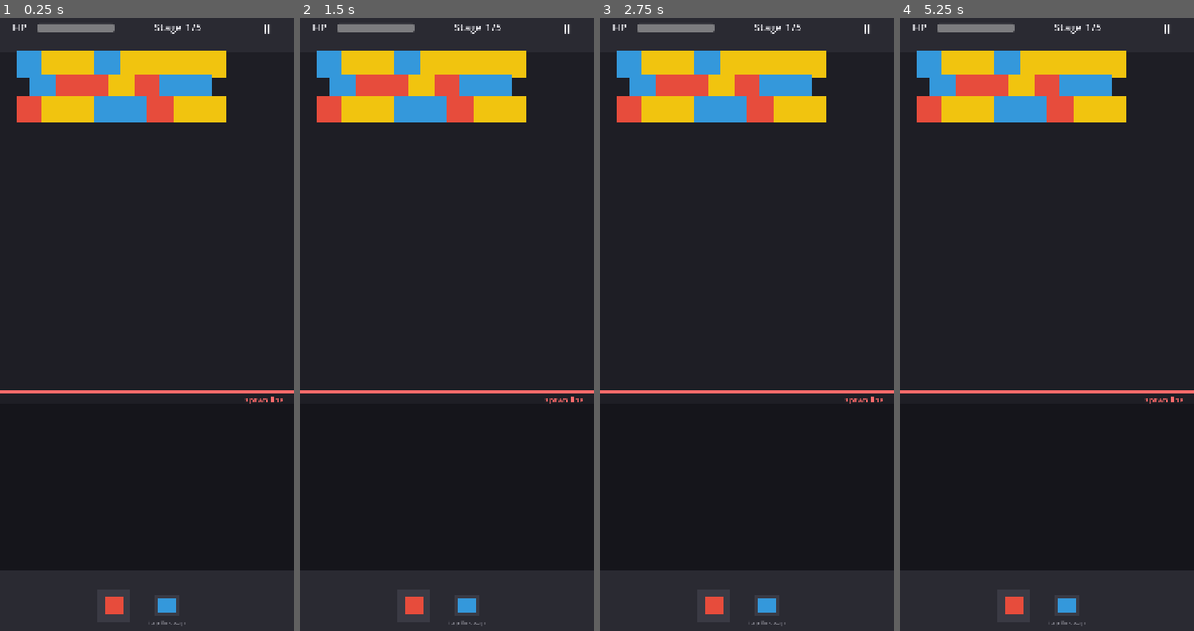
Above: before the commit, frames 1-4 (left to right).
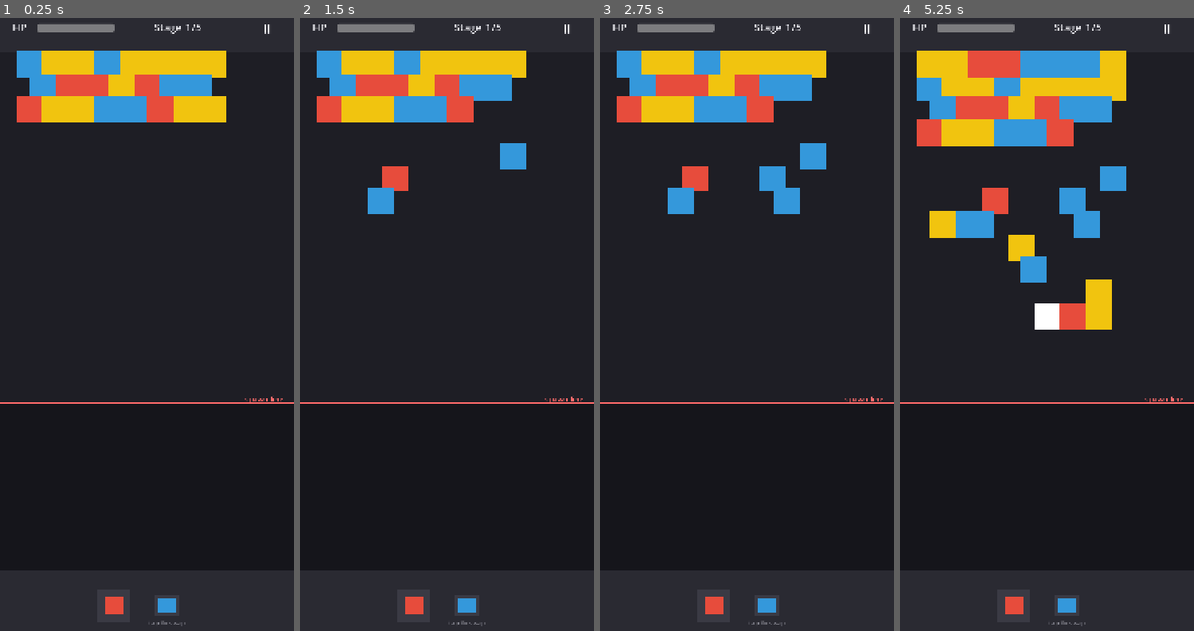
Above: after the commit, the same moments.

Repository: shikhasingh-lg/Pop-Brigade-Prototype
Game: Godot game, scene res://scenes/MatchScene.tscn
The game is run twice, just before and just after one commit, with the same random seed, the same clock (stepped at 60 frames per second) and the same inputs. This scene is started directly instead of the project's main scene.
Inputs (mouse positions are in pixels of both pictures, inside the frame that each line leads up to):
- Up to frame 1 (0.25 s): no input
- Up to frame 2 (1.5 s): tap Enter at 0.5, 1.25 s; move the mouse to (511, 287) at 0.52 s; click (511, 287) at 0.67 s; drag from (388, 355) to (329, 67) at 1.27 s
- Up to frame 3 (2.75 s): tap Enter at 2 s; move the mouse to (776, 183) at 2.02 s; click (776, 183) at 2.17 s
- Up to frame 4 (5.25 s): tap Enter at 2.75, 3.5, 4.25 s; drag from (1032, 447) to (955, 67) at 2.77 s; move the mouse to (1135, 416) at 3.52 s; click (1135, 416) at 3.67 s; drag from (958, 226) to (982, 67) at 4.27 s; move the mouse to (1061, 324) at 5.02 s; click (1061, 324) at 5.17 s

The runs differ from the first frame. In frame 1, 0.8% of the frame differs, in the area x 0-100%, y 60-63%; in frame 2, 2.7%; in frame 3, 3.4%; in frame 4, 14%, in the area x 0-100%, y 5-63%.

Commit message:
W1: cluster physics — attach, match, cascade, spawn-line conversion, growth, debug harness
- Cluster.attach_bubble: nearest-empty-hex snap + below-spawn-line conversion
- _find_match: hex flood-fill with color-bomb wildcard
- _pop_match + _process_falling: free matched bubbles, cascade disconnected
- _descend_one_row: tween-based descent, bubbles crossing spawn line convert to enemies
- _grow_top_row: prepend new row after 8 consecutive non-pop shots
- Bubble.attach_to_grid_cell: reparent + position helper (reused in W2 flight)
- Cannon.debug_mode: tap-to-place harness for W1; flip to false in W2
- Lane.spawn_hero/_spawn_enemy: graceful no-op when hero/enemy scenes not wired (W1)
- MatchScene.tscn: move SpawnLine visual from y=948 to y=980 to match logical threshold

Diff:
--- a/scenes/MatchScene.tscn
+++ b/scenes/MatchScene.tscn
@@ -71,19 +71,19 @@
 bubble_scene = ExtResource("5_bubble")
 spawn_line_y = 830.0
 
-; ===== SPAWN LINE (at y=950, just above lane) =====
+; ===== SPAWN LINE (at y=980, cluster→lane boundary; matches Cluster.spawn_line_y=830 in local space) =====
 [node name="SpawnLine" type="ColorRect" parent="."]
 offset_left = 0.0
-offset_top = 948.0
+offset_top = 977.0
 offset_right = 720.0
-offset_bottom = 954.0
+offset_bottom = 983.0
 color = Color(1, 0.42, 0.42, 1)
 
 [node name="SpawnLineLabel" type="Label" parent="."]
 offset_left = 600.0
-offset_top = 958.0
+offset_top = 955.0
 offset_right = 710.0
-offset_bottom = 980.0
+offset_bottom = 975.0
 theme_override_colors/font_color = Color(1, 0.42, 0.42, 1)
 theme_override_font_sizes/font_size = 18
 text = "spawn line"
--- a/scripts/Bubble.gd
+++ b/scripts/Bubble.gd
@@ -46,3 +46,14 @@
 	in_flight = false
 	velocity = Vector2.ZERO
 	emit_signal("attached_to_cluster", row, col)
+
+# Place this bubble into a Cluster's local grid at the given local position.
+# Used by the W1 debug harness (tap-to-place) and by W2 flight-collision code.
+# Reparents into `new_parent` if not already a child.
+func attach_to_grid_cell(new_parent: Node, row: int, col: int, local_pos: Vector2) -> void:
+	if get_parent() != new_parent:
+		if get_parent() != null:
+			get_parent().remove_child(self)
+		new_parent.add_child(self)
+	position = local_pos
+	attach_to_grid(row, col)
--- a/scripts/Cannon.gd
+++ b/scripts/Cannon.gd
@@ -22,20 +22,80 @@
 var fire_rate_cap_sec: float = 0.5
 var ricochet_count: int = 1
 
+# W1 debug harness: tap a cell to place a bubble there. Skips flight physics.
+# Flip to false in W2 when Bubble._physics_process is implemented.
+@export var debug_mode: bool = true
+@export var cluster_path: NodePath  # set in MatchScene.tscn; W1 only
+
 func _ready() -> void:
 	fire_rate_cap_sec = GameConfig.fire_rate_cap_sec
 	ricochet_count    = GameConfig.aim_ricochet_count
 	_next_bomb_at_shot = GameConfig.get_color_bomb_next_cadence()
+	# Seed palette for the W1 debug queue: use all colors so we can test matches freely.
+	color_palette = GameConfig.all_bubble_colors()
+	current_color = color_palette[randi() % color_palette.size()]
+	on_deck_color = color_palette[randi() % color_palette.size()]
+	if not debug_mode:
+		return
+	# Defer cluster resolution so MatchScene's @onready vars finish first.
+	call_deferred("_resolve_cluster")
+
+var _cluster_ref: Cluster = null
+
+func _resolve_cluster() -> void:
+	if cluster_path != NodePath(""):
+		_cluster_ref = get_node_or_null(cluster_path)
+	if _cluster_ref == null:
+		# Fallback: scan the scene tree for a Cluster (one expected per match).
+		var scene := get_tree().current_scene
+		if scene != null:
+			_cluster_ref = _find_cluster(scene)
+
+func _find_cluster(n: Node) -> Cluster:
+	if n is Cluster: return n
+	for child in n.get_children():
+		var found := _find_cluster(child)
+		if found != null: return found
+	return null
 
 # ============================================================
 # §3.3 — Input
 # ============================================================
 func _input(event: InputEvent) -> void:
-	# TODO: touch-and-hold anywhere in lower 70% of screen → show aim line.
-	# TODO: drag to set angle. Release to fire.
-	# TODO: aim line draws full trajectory with `ricochet_count` reflections off side walls.
-	# TODO: enforce fire_rate_cap_sec.
-	pass
+	if debug_mode:
+		_debug_input(event)
+		return
+	# TODO W2: touch-and-hold anywhere in lower 70% of screen → show aim line.
+	# TODO W2: drag to set angle. Release to fire.
+	# TODO W2: aim line draws full trajectory with `ricochet_count` reflections off side walls.
+	# TODO W2: enforce fire_rate_cap_sec.
+
+func _debug_input(event: InputEvent) -> void:
+	# W1 tap-to-place: any tap (mouse-down or touch-down) places a bubble of `current_color`
+	# at the nearest empty hex cell to the tap position.
+	var is_tap: bool = false
+	if event is InputEventMouseButton:
+		is_tap = event.pressed and event.button_index == MOUSE_BUTTON_LEFT
+	elif event is InputEventScreenTouch:
+		is_tap = event.pressed
+	if not is_tap: return
+	if _cluster_ref == null:
+		_resolve_cluster()
+		if _cluster_ref == null:
+			push_warning("Cannon[debug]: no Cluster found in scene; tap ignored")
+			return
+	var world_pos: Vector2 = event.position
+	# Ignore taps in the bottom HUD (cannon area) to allow swap-tap later.
+	if world_pos.y > 1390: return
+	# Use the bubble_scene exported on Cluster (already wired in MatchScene.tscn).
+	var b: Bubble = _cluster_ref.bubble_scene.instantiate()
+	b.color = current_color
+	b.is_special_color_bomb = _is_color_bomb()
+	# Cluster handles parenting + placement; pass world position.
+	_cluster_ref.attach_bubble(b, world_pos)
+	Telemetry.log_bubble_fired(1, current_color, false, 0.0, 0)
+	_advance_queue()
+	_shot_count_since_last_bomb += 1
 
 # ============================================================
 # §3.3 — Fire
--- a/scripts/Cluster.gd
+++ b/scripts/Cluster.gd
@@ -23,9 +23,10 @@
 var _consecutive_misses: int = 0
 var _last_descend_ms: int = 0
 var _initial_y: float = 0.0
+var _is_descending: bool = false
 
 @export var bubble_scene: PackedScene
-@export var spawn_line_y: float = 0.0   # set by MatchScene based on layout
+@export var spawn_line_y: float = 0.0   # set by MatchScene, in Cluster-local space
 
 # ============================================================
 # Lifecycle
@@ -47,12 +48,15 @@
 			# 1 color bomb on stage >= 4 (§3.7)
 			if stage_num >= 4 and row == 1 and col == 3:
 				b.is_special_color_bomb = true
-			b.position = _cell_to_local_pos(row, col, is_offset)
+			b.position = _cell_to_local_pos(row, col)
 			add_child(b)
+			b.grid_row = row
+			b.grid_col = col
 			row_data.append(b)
 		grid.append(row_data)
 	position.y = _initial_y
 	_descent_timer = 0.0
+	_consecutive_misses = 0
 	_last_descend_ms = Time.get_ticks_msec()
 
 func _clear_visual_grid() -> void:
@@ -64,62 +68,260 @@
 	var colors := GameConfig.all_bubble_colors()
 	return colors[randi() % colors.size()]
 
-func _cell_to_local_pos(row: int, col: int, is_offset: bool) -> Vector2:
+func _cell_to_local_pos(row: int, col: int) -> Vector2:
+	var is_offset := row % 2 == 1
 	var x := col * BUBBLE_SIZE_PX + (BUBBLE_SIZE_PX * 0.5 if is_offset else 0.0)
 	var y := row * ROW_HEIGHT_PX
 	return Vector2(x, y)
 
+func _cols_for_row(row: int) -> int:
+	return COLS_ODD if row % 2 == 1 else COLS_EVEN
+
+# ============================================================
+# Hex adjacency (§3.2)
+# Even rows (cols 0..7): NW/NE neighbors are (r-1, c-1) and (r-1, c).
+# Odd  rows (cols 0..6): NW/NE neighbors are (r-1, c)   and (r-1, c+1).
+# Same logic for SW/SE (r+1).
+# ============================================================
+func _hex_neighbors(row: int, col: int) -> Array:
+	var out: Array = []
+	var is_offset := row % 2 == 1
+	# Same row
+	if col - 1 >= 0:
+		out.append(Vector2i(row, col - 1))
+	if col + 1 < _cols_for_row(row):
+		out.append(Vector2i(row, col + 1))
+	# Row above
+	if row - 1 >= 0:
+		var above_cols := _cols_for_row(row - 1)
+		if is_offset:
+			# odd → above is even: neighbors at (r-1, c) and (r-1, c+1)
+			if col < above_cols:           out.append(Vector2i(row - 1, col))
+			if col + 1 < above_cols:       out.append(Vector2i(row - 1, col + 1))
+		else:
+			# even → above is odd: neighbors at (r-1, c-1) and (r-1, c)
+			if col - 1 >= 0 and col - 1 < above_cols: out.append(Vector2i(row - 1, col - 1))
+			if col < above_cols:                       out.append(Vector2i(row - 1, col))
+	# Row below
+	if row + 1 < grid.size():
+		var below_cols := _cols_for_row(row + 1)
+		if is_offset:
+			if col < below_cols:           out.append(Vector2i(row + 1, col))
+			if col + 1 < below_cols:       out.append(Vector2i(row + 1, col + 1))
+		else:
+			if col - 1 >= 0 and col - 1 < below_cols: out.append(Vector2i(row + 1, col - 1))
+			if col < below_cols:                       out.append(Vector2i(row + 1, col))
+	return out
+
 # ============================================================
 # §3.2 — Descent (visual + spawn-line crossing)
 # ============================================================
 func _process(delta: float) -> void:
+	if _is_descending: return
 	_descent_timer += delta
 	if _descent_timer >= GameConfig.cluster_descent_rate_sec:
 		_descent_timer = 0.0
 		_descend_one_row()
 
 func _descend_one_row() -> void:
-	# Smooth slide down by 1 row height
+	_is_descending = true
 	var tween := create_tween()
-	tween.tween_property(self, "position:y", position.y + ROW_HEIGHT_PX, 0.4).set_trans(Tween.TRANS_QUAD).set_ease(Tween.EASE_IN_OUT)
+	tween.tween_property(self, "position:y", position.y + ROW_HEIGHT_PX, 0.4) \
+		.set_trans(Tween.TRANS_QUAD).set_ease(Tween.EASE_IN_OUT)
+	tween.finished.connect(_on_descent_finished)
 	var now_ms := Time.get_ticks_msec()
 	Telemetry.log_cluster_descend(current_height, now_ms - _last_descend_ms)
 	_last_descend_ms = now_ms
 	emit_signal("cluster_descended", current_height)
-	# TODO §3.2: any bubble whose world-Y now exceeds spawn_line_y → emit bubble_crossed_spawn_line(), remove from grid.
-	# TODO §3.2: if grid is empty above spawn line → emit cluster_reached_lane() (game over).
+
+func _on_descent_finished() -> void:
+	_is_descending = false
+	# Any bubble whose post-descent global Y crossed the spawn line converts.
+	# We check global_position because Cluster has moved down by ROW_HEIGHT_PX.
+	var spawn_line_global_y := global_position.y + spawn_line_y
+	var any_remaining := false
+	for r in range(grid.size()):
+		var row_data: Array = grid[r]
+		for c in range(row_data.size()):
+			var b: Bubble = row_data[c]
+			if b == null: continue
+			if b.global_position.y >= spawn_line_global_y:
+				emit_signal("bubble_crossed_spawn_line", b.color, c)
+				Telemetry.log_bubble_converted_to_enemy(b.color, c, "descent")
+				row_data[c] = null
+				b.queue_free()
+			else:
+				any_remaining = true
+	if not any_remaining and grid.size() > 0:
+		emit_signal("cluster_reached_lane")
 
 func pause_descent(seconds: float) -> void:
-	# Called by MatchScene after a pop (§3.2: "Descent is paused for 1s after every successful pop").
+	# Called by MatchScene after a pop (§3.2: descent paused 1s after every successful pop).
 	_descent_timer = -seconds
 
 # ============================================================
-# §3.2 — Attach + match (TODO — W1 of build sprint)
-# ============================================================
-func attach_bubble(bubble: Bubble, _at_world_pos: Vector2) -> void:
-	# TODO: convert world pos → nearest empty hex (row, col) adjacent to existing bubble or top wall.
-	# TODO: if (row, col) is below spawn line → emit bubble_crossed_spawn_line(), DO NOT attach.
-	# TODO: else → place into grid, bubble.attach_to_grid(row, col).
-	# TODO: run match detection from this bubble. If match ≥ 3, call _pop_match(...).
-	# TODO: if no match, increment _consecutive_misses. After GameConfig.cluster_grow_trigger_misses, add 1 row.
-	push_warning("Cluster.attach_bubble: TODO")
-	Telemetry.log_bubble_attached(bubble.color, bubble.grid_row, bubble.grid_col, _count_bubbles())
+# §3.2 — Attach + match
+# ============================================================
+# Finds the nearest empty hex cell to a local position, allowing the grid
+# to grow downward (new row appended) when the closest empty slot is below
+# the current bottom row.
+func _find_nearest_empty_cell(local_pos: Vector2) -> Vector2i:
+	var best := Vector2i(-1, -1)
+	var best_dist := INF
+	# Existing rows: empty cells
+	for r in range(grid.size()):
+		var row_data: Array = grid[r]
+		for c in range(row_data.size()):
+			if row_data[c] != null: continue
+			var d := _cell_to_local_pos(r, c).distance_to(local_pos)
+			if d < best_dist:
+				best_dist = d
+				best = Vector2i(r, c)
+	# Allow extending downward by 1 row (next-row candidates)
+	var next_row := grid.size()
+	for c in range(_cols_for_row(next_row)):
+		var d := _cell_to_local_pos(next_row, c).distance_to(local_pos)
+		if d < best_dist:
+			best_dist = d
+			best = Vector2i(next_row, c)
+	return best
+
+func attach_bubble(bubble: Bubble, at_world_pos: Vector2) -> void:
+	var local_pos := to_local(at_world_pos)
+	var cell := _find_nearest_empty_cell(local_pos)
+	if cell.x < 0:
+		bubble.queue_free()
+		return
+	var target_local := _cell_to_local_pos(cell.x, cell.y)
+	# §3.2: if would attach below spawn line, convert to enemy instead.
+	if target_local.y > spawn_line_y:
+		emit_signal("bubble_crossed_spawn_line", bubble.color, cell.y)
+		Telemetry.log_bubble_converted_to_enemy(bubble.color, cell.y, "below_line_attach")
+		bubble.queue_free()
+		return
+	# Grow grid downward if needed
+	while cell.x >= grid.size():
+		var new_row: Array = []
+		for _i in range(_cols_for_row(grid.size())):
+			new_row.append(null)
+		grid.append(new_row)
+	grid[cell.x][cell.y] = bubble
+	bubble.attach_to_grid_cell(self, cell.x, cell.y, target_local)
+	Telemetry.log_bubble_attached(bubble.color, cell.x, cell.y, _count_bubbles())
+	# Match detection
+	var match_positions := _find_match(cell.x, cell.y, bubble.color)
+	if match_positions.size() >= 3:
+		_consecutive_misses = 0
+		_pop_match(bubble.color, match_positions)
+	else:
+		_consecutive_misses += 1
+		if _consecutive_misses >= GameConfig.cluster_grow_trigger_misses:
+			_consecutive_misses = 0
+			_grow_top_row()
+
+# §3.2: flood-fill same-color from (row, col). Color bombs match any color.
+func _find_match(row: int, col: int, target_color: int) -> Array:
+	var start_bubble: Bubble = grid[row][col]
+	if start_bubble == null: return []
+	var visited: Dictionary = {}
+	var stack: Array = [Vector2i(row, col)]
+	var result: Array = []
+	while stack.size() > 0:
+		var p: Vector2i = stack.pop_back()
+		var key := "%d,%d" % [p.x, p.y]
+		if visited.has(key): continue
+		visited[key] = true
+		if p.x < 0 or p.x >= grid.size(): continue
+		if p.y < 0 or p.y >= grid[p.x].size(): continue
+		var b: Bubble = grid[p.x][p.y]
+		if b == null: continue
+		var matches := (b.color == target_color) or b.is_special_color_bomb
+		if not matches: continue
+		result.append(p)
+		for n in _hex_neighbors(p.x, p.y):
+			stack.append(n)
+	return result
 
 func _pop_match(color: int, positions: Array) -> void:
-	# §3.4: match-3 = bronze, match-4 = silver, match-5+ = gold (+ bronzes for 6+).
-	# After pop, run _process_falling() for disconnect cascade.
-	# Each falling bubble = bronze hero of its color (§3.2).
-	# Emit match_popped() with chain_count to MatchScene for hero spawn.
-	_consecutive_misses = 0
-	push_warning("Cluster._pop_match: TODO")
-	emit_signal("match_popped", color, positions.size(), 0, positions)
+	# §3.4: hero-tier mapping is handled in MatchScene._on_match_popped.
+	# Here: free the bubbles, run cascade, emit match_popped.
+	for p in positions:
+		var b: Bubble = grid[p.x][p.y]
+		if b != null:
+			b.queue_free()
+			grid[p.x][p.y] = null
+	var cascade_colors := _process_falling()
+	# Match-detector returns Vector2i; convert to plain arrays MatchScene can read.
+	var positions_arr: Array = []
+	for p in positions:
+		positions_arr.append(Vector2(p.y, p.x))  # (col, row) — MatchScene uses centroid.x for column
+	emit_signal("match_popped", color, positions.size(), cascade_colors.size(), positions_arr)
 	pause_descent(GameConfig.cluster_descent_pause_after_pop_sec)
 
+# §3.2: any bubble disconnected from the top row falls.
+# Returns array of colors (one per fallen bubble) — used by MatchScene to spawn cascade heroes.
 func _process_falling() -> Array:
-	# §3.2: any bubble disconnected from top after a pop falls.
-	# Returns list of (color) for cascade heroes. Falling bubbles do NOT convert to enemies (v1).
-	# TODO: flood-fill from top row; anything not reached falls.
-	return []
+	if grid.is_empty(): return []
+	# Flood-fill connectivity from every bubble in row 0 (ANY color).
+	var reached: Dictionary = {}
+	var stack: Array = []
+	for c in range(grid[0].size()):
+		if grid[0][c] != null:
+			stack.append(Vector2i(0, c))
+	while stack.size() > 0:
+		var p: Vector2i = stack.pop_back()
+		var key := "%d,%d" % [p.x, p.y]
+		if reached.has(key): continue
+		if p.x < 0 or p.x >= grid.size(): continue
+		if p.y < 0 or p.y >= grid[p.x].size(): continue
+		if grid[p.x][p.y] == null: continue
+		reached[key] = true
+		for n in _hex_neighbors(p.x, p.y):
+			stack.append(n)
+	# Anything not reached falls.
+	var fallen_colors: Array = []
+	for r in range(grid.size()):
+		var row_data: Array = grid[r]
+		for c in range(row_data.size()):
+			var b: Bubble = row_data[c]
+			if b == null: continue
+			var key := "%d,%d" % [r, c]
+			if not reached.has(key):
+				fallen_colors.append(b.color)
+				b.queue_free()
+				row_data[c] = null
+	return fallen_colors
+
+# §3.2: after 8 consecutive non-pop shots, add a new row at the top.
+func _grow_top_row() -> void:
+	# Shift every existing bubble's grid index down by 1 and visually tween down.
+	# Note: row parity flips for every bubble (was row R, becomes row R+1) — odd/even widths
+	# may not match for the existing bubbles. We tolerate this for W1 since grow happens
+	# rarely; positions stay visually consistent because we tween in world space.
+	# Insert new row 0
+	var new_row: Array = []
+	var new_row_is_offset := false  # new row 0 is even
+	var new_row_cols := COLS_ODD if new_row_is_offset else COLS_EVEN
+	# Tween existing bubbles down by ROW_HEIGHT_PX in local space
+	for r in range(grid.size()):
+		var row_data: Array = grid[r]
+		for c in range(row_data.size()):
+			var b: Bubble = row_data[c]
+			if b == null: continue
+			b.grid_row = r + 1
+			var tw := create_tween()
+			tw.tween_property(b, "position:y", b.position.y + ROW_HEIGHT_PX, 0.25)
+	for c in range(new_row_cols):
+		var b: Bubble = bubble_scene.instantiate()
+		b.color = _pick_random_color()
+		b.position = _cell_to_local_pos(0, c)
+		add_child(b)
+		b.grid_row = 0
+		b.grid_col = c
+		new_row.append(b)
+	grid.insert(0, new_row)
+	current_height = grid.size()
+	emit_signal("cluster_grew", current_height)
 
 # ============================================================
 # Helpers
--- a/scripts/Lane.gd
+++ b/scripts/Lane.gd
@@ -33,6 +33,11 @@
 func spawn_hero(color: int, tier: String, col: int, source: String) -> void:
 	# §3.4: spawn at lowest empty cell in `col` (bottom-up fill).
 	# If column full, replace most-damaged hero in any column (tie: oldest).
+	# W1 stub: log + telemetry only; no Hero scene wired yet.
+	if hero_scene == null:
+		print("[Lane:W1-stub] spawn_hero color=%d tier=%s col=%d source=%s" % [color, tier, col, source])
+		Telemetry.log_hero_spawn(color, tier, col, 0, source)
+		return
 	var target_row := -1
 	for r in range(ROWS - 1, -1, -1):
 		if _heroes_by_cell[r][col] == null:
@@ -76,6 +81,11 @@
 	_spawn_enemy(picked, col, "pacing")
 
 func _spawn_enemy(color: int, col: int, source: String) -> void:
+	# W1 stub: log + telemetry only; no Enemy scene wired yet.
+	if enemy_scene == null:
+		print("[Lane:W1-stub] enemy_spawn color=%d col=%d source=%s" % [color, col, source])
+		Telemetry.log_enemy_spawn(0, color, col, 0)
+		return
 	var e: Enemy = enemy_scene.instantiate()
 	e.color = color
 	e.lane_col = col
